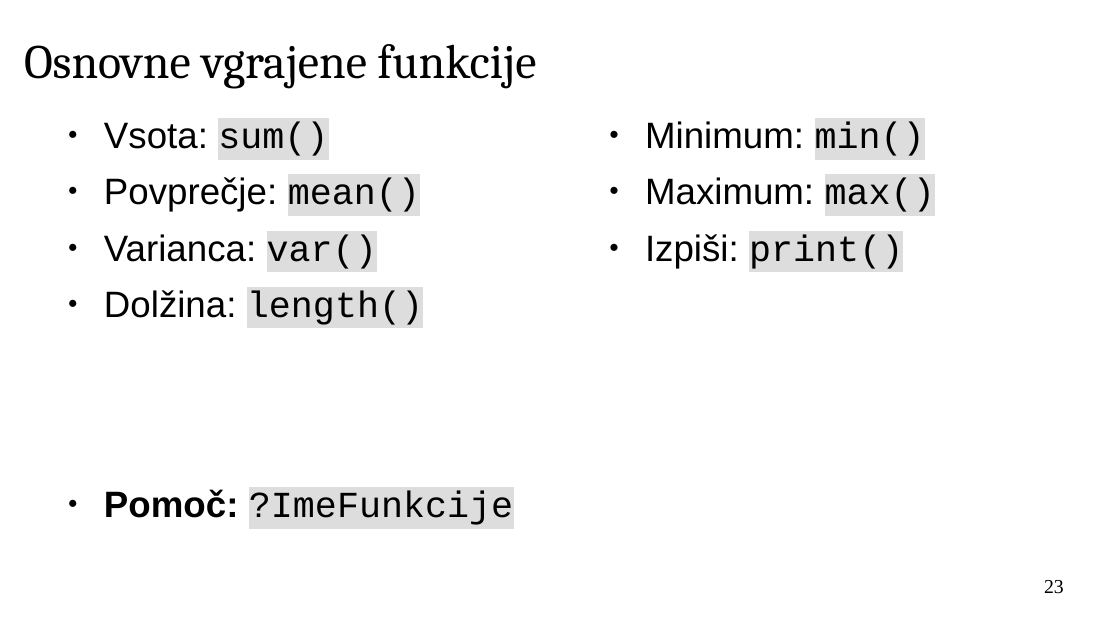
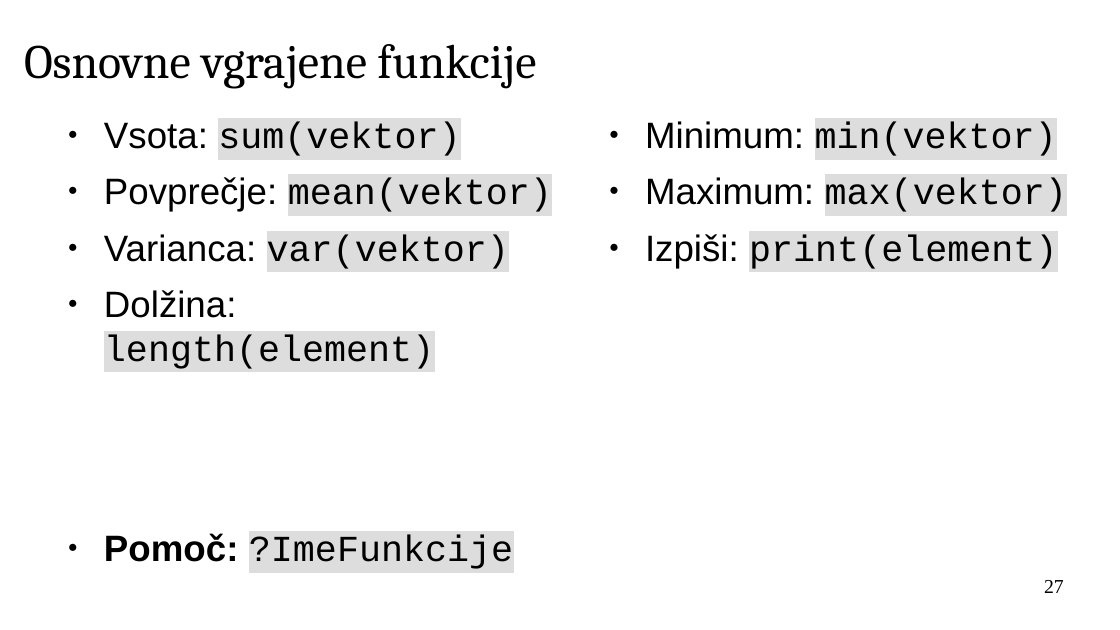
Before and after one commit to janaobsteter/R_tecaj, a slide deck: slide 27 of IT_Rtecaj_work.odp (slide 23 before the commit). Drawn at 1120x630 pixels with LibreOffice and Linux fonts; fonts in the diff are those of the drawing; background and template pictures are left out. Boxes give left, top, right and bottom in pixels: in the first picture for what was removed or moved away, otherwise in the second. Text is boxed around its words. In the diff, an @@ line names an element or a change of style, - is before the commit and + after.

```diff
--- a/IT_Rtecaj_work.odp
+++ b/IT_Rtecaj_work.odp
@@ text at <box>104,122,552,369</box>: text changed; font Arial to Courier New @@
-● Vsota: sum()
-● Povprečje: mean()
-● Varianca: var()
-● Dolžina: length()
+● Vsota: sum(vektor)
+● Povprečje: mean(vektor)
+● Varianca: var(vektor)
+● Dolžina: length(element)
@@ text at <box>645,121,1067,269</box>: text changed; font Arial to Courier New @@
-● Minimum: min()
-● Maximum: max()
-● Izpiši: print()
+● Minimum: min(vektor)
+● Maximum: max(vektor)
+● Izpiši: print(element)
@@ page number at <box>1044,580,1064,593</box>: text changed @@
-23
+27
```
Also in this commit, not shown: 20 other slides changed, 14 slides added, 2 slides removed, 6 other files.
